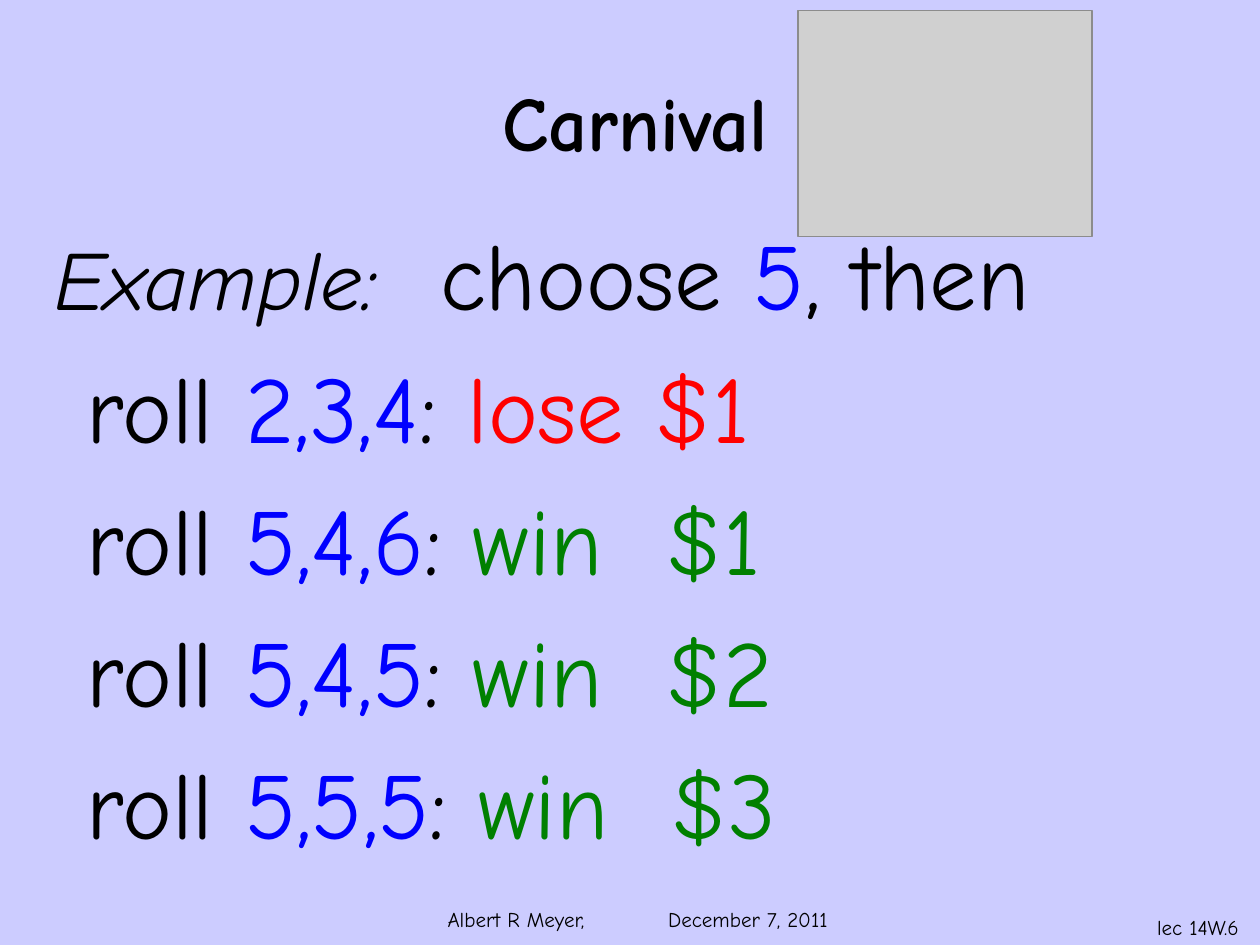
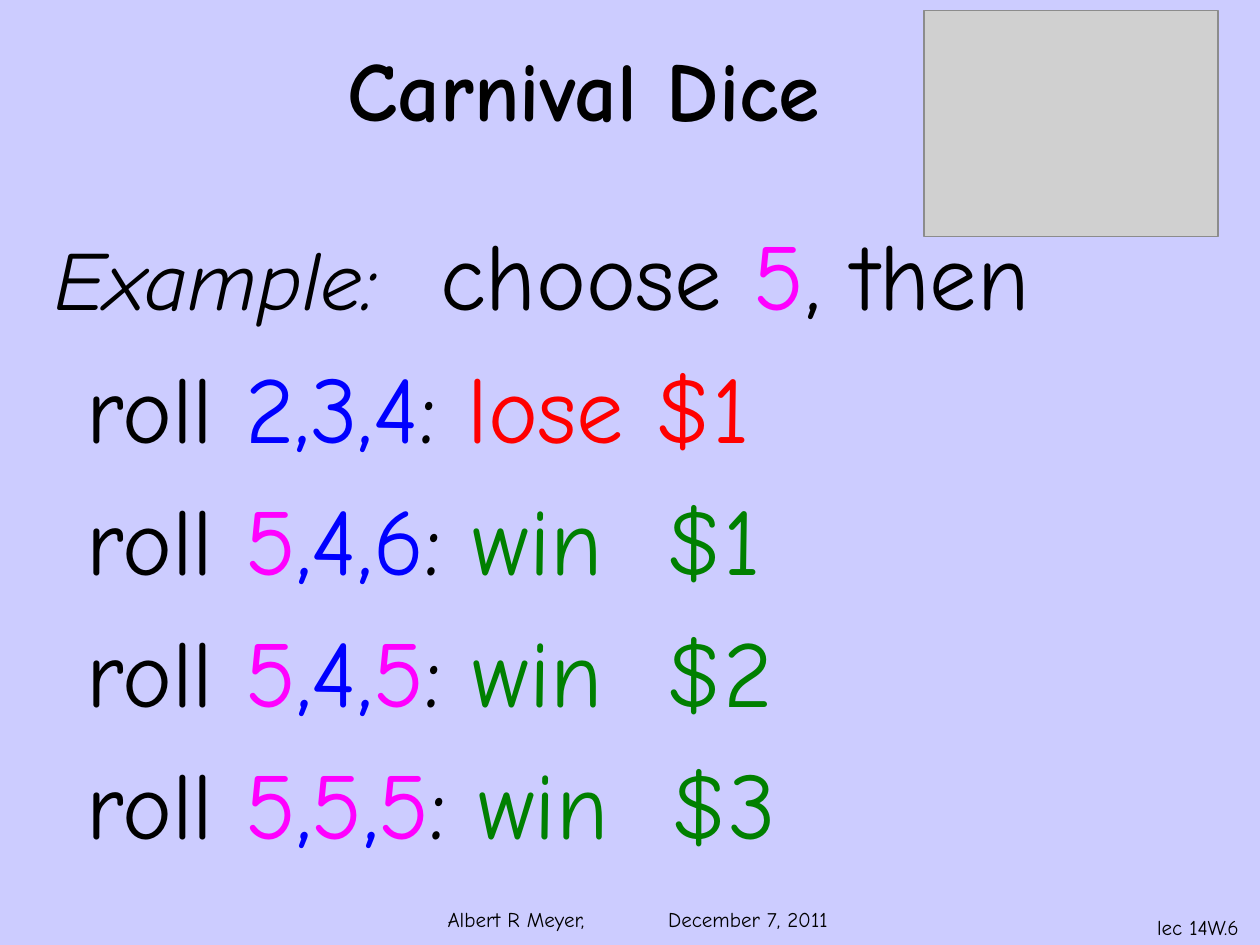
Before and after one commit to armeyer/mcs_web, a slide deck: slide 6 of fall11/slidesF11/slides14w.pptx. Drawn at 1260x945 pixels with LibreOffice and Linux fonts; fonts in the diff are those of the drawing; grey boxes stand for pictures; background and template pictures are left out. Boxes give left, top, right and bottom in pixels: in the first picture for what was removed or moved away, otherwise in the second. Text is boxed around its words. In the diff, an @@ line names an element or a change of style, - is before the commit and + after.

```diff
--- a/fall11/slidesF11/slides14w.pptx
+++ b/fall11/slidesF11/slides14w.pptx
@@ picture: place and size @@
-picture at (798,10,1091,236)
+picture at (924,10,1217,236)
@@ title "Carnival Dice": place and size @@
-title "Carnival Dice" at (502,85,936,176)
+title "Carnival Dice" at (347,64,820,123)
@@ title "Carnival Dice" at (347,64,820,123): size 44 to 48 pt @@
@@ text at (55,228,1029,848): text colour #0000FF to #FF00FF in "5,", "5,4,6:", "5,4,5:", "5,5,5:" @@
```
Also in this commit, not shown: 16 other slides changed, 1 slide added, 1 other file.
